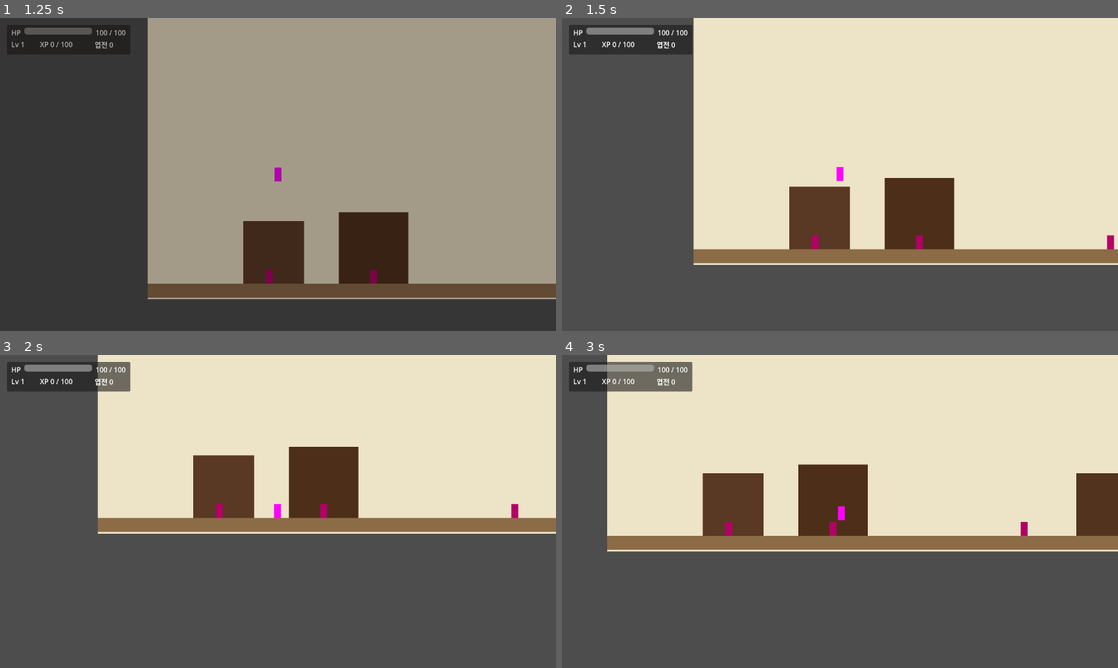
Above: before the commit, frames 1-4 (two rows, left to right).
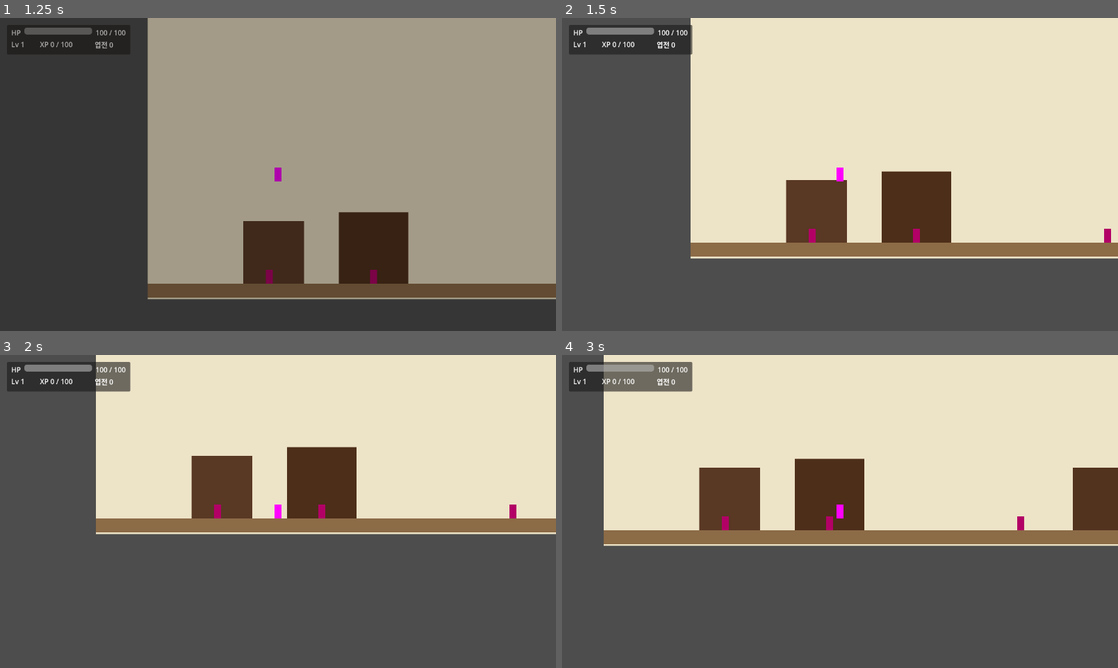
Above: after the commit, the same moments.

Repository: ksjmgrkks/joseon-rpg
Game: Godot game, scene res://scenes/ui/MainMenu.tscn
The game is run twice, just before and just after one commit, with the same random seed, the same clock (stepped at 60 frames per second) and the same inputs.
Inputs:
- Up to frame 1 (1.25 s): click "새로 시작" at 0.5 s
- Up to frame 2 (1.5 s): hold D (move_right) from 1.28 s (still down); hold J (attack) from 1.28 s (still down)
- Up to frame 3 (2 s): keep holding D (move_right); keep holding J (attack); tap Space (jump) at 1.52 s
- Up to frame 4 (3 s): release J (attack) at 2.03 s; tap J (attack) at 2.1 s; tap Space (jump) at 2.27 s; release D (move_right) at 2.78 s; hold A (move_left) from 2.78 s (still down); hold J (attack) from 2.78 s (still down); tap Shift (dodge) at 2.85 s

Frame 1 is identical in both runs. In frame 2, 5.4% of the frame differs, in the area x 23-100%, y 0-79%; in frame 3, 1.2%; in frame 4, 5.7%, in the area x 7-100%, y 0-63%.

Commit message:
fix(combat): Hitbox 활성 게이트를 monitoring 토글 → collision_layer 로 교체
4.4+ 브로드페이즈는 monitoring/monitorable 둘 다 꺼진 채 삽입된 Area2D 를
나중에 켜도 이미 겹쳐 있는 상대와 페어를 만들지 않는다 — 정지 상태에서
공격하면 헛스윙(헤드리스 프로브로 재현·확인). collision_layer 0↔1 게이트는
토글 즉시 페어가 생겨 동일 프레임에 판정된다 (4.3에서도 동일 동작).

- hitbox.gd: _ready 에서 monitorable=true 고정 + layer=0, activate 가 layer 만 토글
- boss.gd: 수동 monitoring/monitorable 토글 2곳을 새 게이트에 맞게 정리
- 회피 무적(hurtbox.monitoring 토글)은 재활성 후 다시 맞는 것 프로브 확인 — 유지
- NightOnly Area 토글도 '걸어 들어오는' 플레이어는 정상 감지 확인 — 유지

Co-Authored-By: Claude Fable 5 <noreply@anthropic.com>

Diff:
--- a/scripts/combat/hitbox.gd
+++ b/scripts/combat/hitbox.gd
@@ -3,6 +3,10 @@
 ##
 ## 공격 판정 영역. 짧게 활성화 → Hurtbox와 겹치면 데미지 발생.
 ## monitorable=true 면 다른 Area2D(Hurtbox)가 area_entered로 이 노드를 감지함.
+##
+## 활성/비활성 게이트는 collision_layer(0↔1)로 한다.
+## monitoring/monitorable 토글 게이트는 Godot 4.4+ 브로드페이즈에서
+## 겹친 채 다시 켜면 페어가 재생성되지 않아(정지 상태 공격 헛스윙) 사용하지 않는다.
 ##
 
 @export var damage: float = 10.0
@@ -10,14 +14,13 @@
 
 
 func _ready() -> void:
-    monitoring = false
-    monitorable = false
+    monitoring = false      # hitbox 는 스스로 감시하지 않는다 — Hurtbox 쪽이 감시
+    monitorable = true
+    collision_layer = 0
 
 
 ## 짧은 시간 동안 활성화. 끝나면 비활성으로 복귀.
 func activate(duration: float = 0.15) -> void:
-    monitoring = true
-    monitorable = true
+    collision_layer = 1
     await get_tree().create_timer(duration).timeout
-    monitoring = false
-    monitorable = false
+    collision_layer = 0
--- a/scripts/enemies/boss.gd
+++ b/scripts/enemies/boss.gd
@@ -52,9 +52,7 @@
     add_to_group("boss")
     if sprite:
         sprite.modulate = body_color
-    if attack_hitbox:
-        attack_hitbox.monitoring = false
-        attack_hitbox.monitorable = false
+    # attack_hitbox 활성 게이트는 Hitbox._ready 가 스스로 초기화 (layer 게이트)
     hurtbox.hurt.connect(_on_hurt)
     health.hp_changed.connect(_on_hp_changed)
     health.died.connect(_on_died)
@@ -208,8 +206,7 @@
         Flags.set_flag(flag_on_death, true)
     # 즉시 제거하지 않고 잠깐 두면 사라지는 페이드를 줄 수 있지만 간단히 비활성화
     if attack_hitbox:
-        attack_hitbox.monitoring = false
-        attack_hitbox.monitorable = false
+        attack_hitbox.collision_layer = 0
     if hurtbox:
         hurtbox.monitoring = false
     await get_tree().create_timer(0.45).timeout
